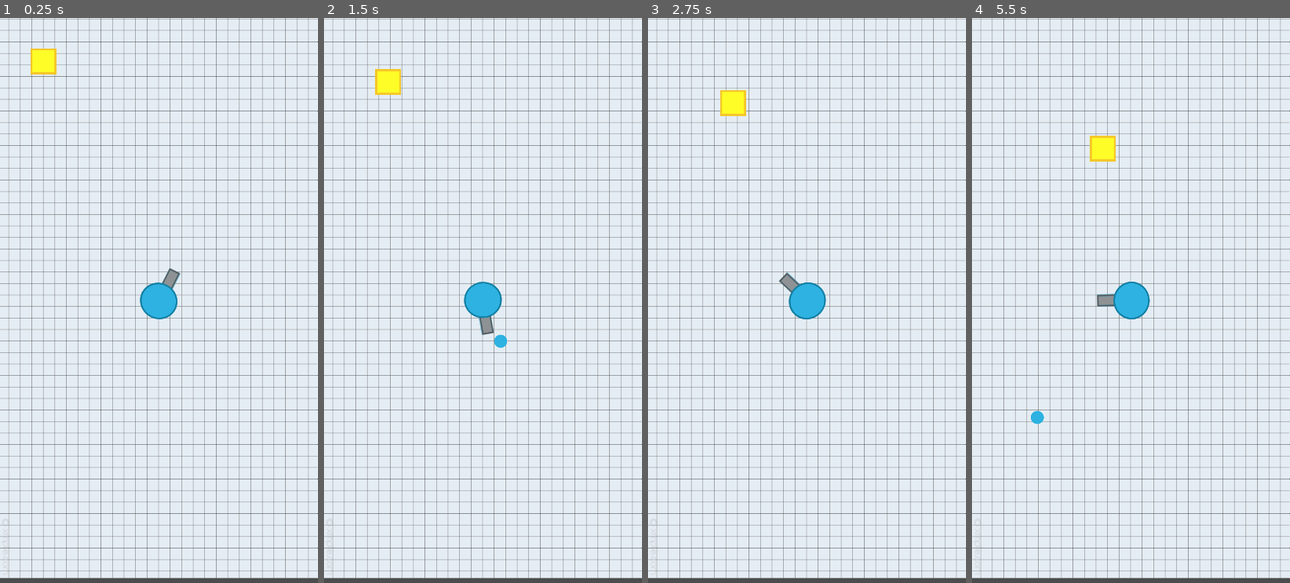
Above: before the commit, frames 1-4 (left to right).
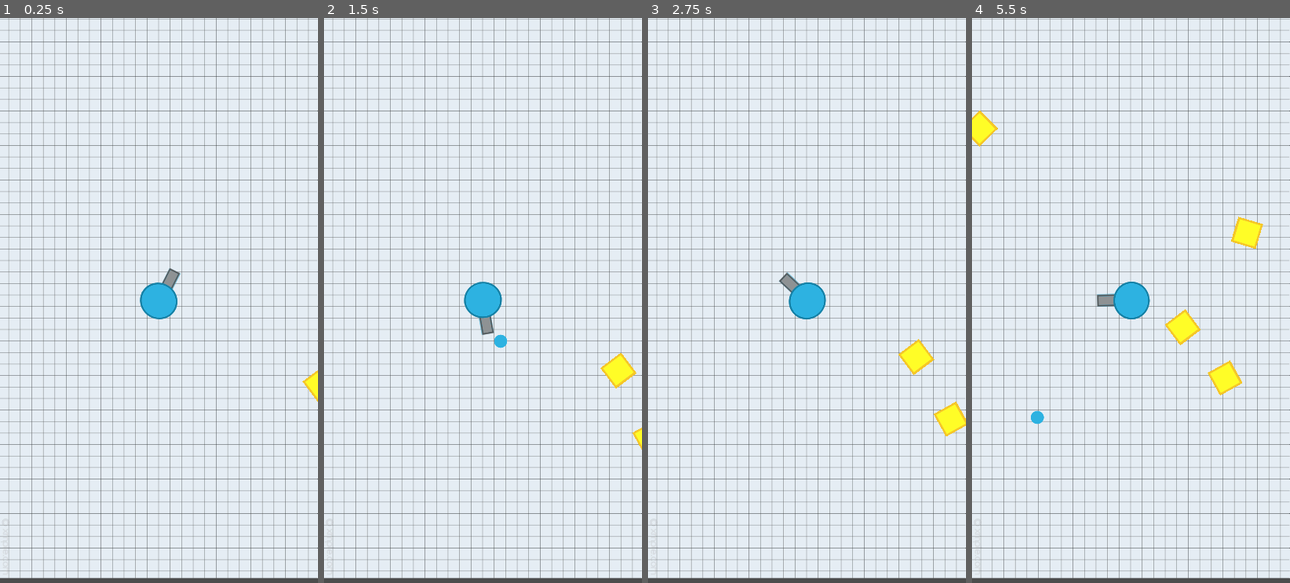
Above: after the commit, the same moments.

Repository: mingw16/game
Game: Godot game, scene res://scenes/World.tscn
Same seed, same stepped clock (60 frames per second), same inputs: the game is played once before the commit and once after it.
Inputs (mouse positions are in pixels of both pictures, inside the frame that each line leads up to):
- Up to frame 1 (0.25 s): no input
- Up to frame 2 (1.5 s): move the mouse to (552, 272) at 0.52 s; press the mouse at (552, 272) at 0.53 s; move the mouse to (419, 328) at 1.27 s; release the mouse at (419, 328) at 1.28 s; click (419, 328) at 1.35 s
- Up to frame 3 (2.75 s): move the mouse to (838, 176) at 2.02 s; press the mouse at (838, 176) at 2.03 s
- Up to frame 4 (5.5 s): move the mouse to (1115, 413) at 2.77 s; release the mouse at (1115, 413) at 2.78 s; click (1115, 413) at 2.85 s; move the mouse to (1226, 385) at 3.52 s; press the mouse at (1226, 385) at 3.53 s; move the mouse to (1035, 215) at 4.27 s; release the mouse at (1035, 215) at 4.28 s; click (1035, 215) at 4.35 s; move the mouse to (1146, 300) at 5.02 s; press the mouse at (1146, 300) at 5.03 s

The runs differ from the first frame. In frame 1, 0.5% of the frame differs, in the area x 9-100%, y 5-68%; in frame 2, 0.8%; in frame 3, 1.1%; in frame 4, 1.8%, in the area x 0-92%, y 16-67%.

Commit message:
add <spawning enemy>

Diff:
--- a/scenes/Bullet.tscn
+++ b/scenes/Bullet.tscn
@@ -8,7 +8,7 @@
 
 [sub_resource type="Animation" id=2]
 resource_name = "life"
-length = 4.0
+length = 0.05
 tracks/0/type = "method"
 tracks/0/path = NodePath(".")
 tracks/0/interp = 1
@@ -16,7 +16,7 @@
 tracks/0/imported = false
 tracks/0/enabled = true
 tracks/0/keys = {
-"times": PoolRealArray( 4 ),
+"times": PoolRealArray( 0 ),
 "transitions": PoolRealArray( 1 ),
 "values": [ {
 "args": [  ],
--- a/scenes/World.tscn
+++ b/scenes/World.tscn
@@ -15,3 +15,8 @@
 [node name="player" parent="." instance=ExtResource( 2 )]
 position = Vector2( 202.5, 360 )
 scale = Vector2( 0.75, 0.75 )
+
+[node name="new_enemy_time" type="Timer" parent="."]
+wait_time = 1.5
+one_shot = true
+autostart = true
--- a/scenes/enemys/Square.tscn
+++ b/scenes/enemys/Square.tscn
@@ -14,3 +14,5 @@
 
 [node name="CollisionShape2D" type="CollisionShape2D" parent="."]
 shape = SubResource( 1 )
+
+[connection signal="body_entered" from="." to="." method="_on_Node2D_body_entered"]
--- a/scripts/bullet.gd
+++ b/scripts/bullet.gd
@@ -1,10 +1,14 @@
 extends KinematicBody2D
 
 var speed = 0
+var damage = 100
 var velocity = Vector2(0,0)
+
 onready var life_timer = $life_timer
 onready var animation_player = $AnimationPlayer
+
 func _ready():
+	add_to_group('bullet')
 	life_timer.start()
 
 
@@ -15,10 +19,19 @@
 	print(angle)
 	#self.rotation = angle
 	self.position = iposition
+
+
 func _process(delta):
 	if life_timer.is_stopped():
 		animation_player.play("life")
 
+func to_die():
+	animation_player.play("life")
+
 func _physics_process(delta):
 	#move_and_slide(velocity*speed*delta)
 	self.position += velocity *speed *delta
+
+
+func getDamage():
+	return damage
--- a/scripts/enemys/enemy.gd
+++ b/scripts/enemys/enemy.gd
@@ -2,6 +2,7 @@
 
 var speed = 30
 var damage = 10
+var health = 100
 var angle = 0.0
 var dir = Vector2()
 var pos = Vector2()
@@ -9,6 +10,7 @@
 func _ready():
 	pass
 
-func init_values(ipos:Vector2, idir:Vector2):
+func init_values(ipos:Vector2, idir:Vector2, angle):
 	self.position = ipos
 	dir = idir
+	self.rotation = angle
--- a/scripts/enemys/square.gd
+++ b/scripts/enemys/square.gd
@@ -1,7 +1,25 @@
 extends "res://scripts/enemys/enemy.gd"
 
 func _ready():
+	add_to_group('enemy')
 	self.scale *= 0.5
+
+
+func _process(delta):
+	if health <=0:
+		queue_free()
+	if self.position.distance_to(dir) <10 :
+		queue_free()
+
+
 func _physics_process(delta):
 	self.position += delta * speed * self.position.direction_to(dir)
-	print(self.position.direction_to(dir)*10)
+
+
+
+
+
+func _on_Node2D_body_entered(body):
+	if body.is_in_group('bullet'):
+		health-=body.getDamage()
+		body.to_die()
--- a/scripts/world.gd
+++ b/scripts/world.gd
@@ -3,6 +3,8 @@
 var rng = RandomNumberGenerator.new()
 var window_size = Vector2(405,720)
 var enemy_scene = preload("res://scenes/enemys/Square.tscn")
+var PLAYER_POSITION = window_size/2
+onready var new_enemy_timer = $new_enemy_time
 
 func createEnemy():
 	var enemy_random_pos = Vector2(rng.randi_range(0,window_size.x),rng.randi_range(0,window_size.y))
@@ -17,12 +19,19 @@
 		3:
 			enemy_random_pos.x=10+ window_size.x
 	var enemy_instance = enemy_scene.instance()
-	enemy_instance.init_values(Vector2(50,50),Vector2(300,300))
+	enemy_instance.init_values(enemy_random_pos,PLAYER_POSITION,rng.randf_range(0,2*PI))
+	print(rng.randf_range(0.0,2.0*PI))
 	add_child(enemy_instance)
 
 
 
 func _ready():
+	rng.randomize()
 	createEnemy()
-	rng.randomize()
 	pass # Replace with function body.
+
+func _process(delta):
+
+	if new_enemy_timer.is_stopped():
+		createEnemy()
+		new_enemy_timer.start()
